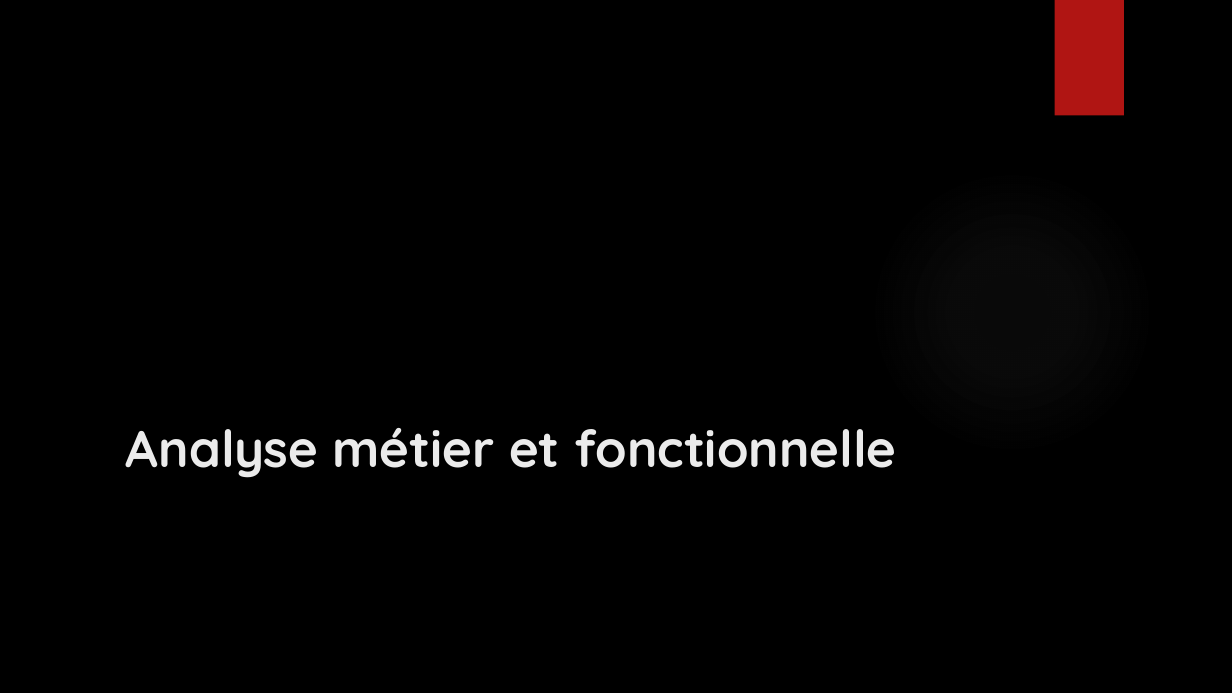
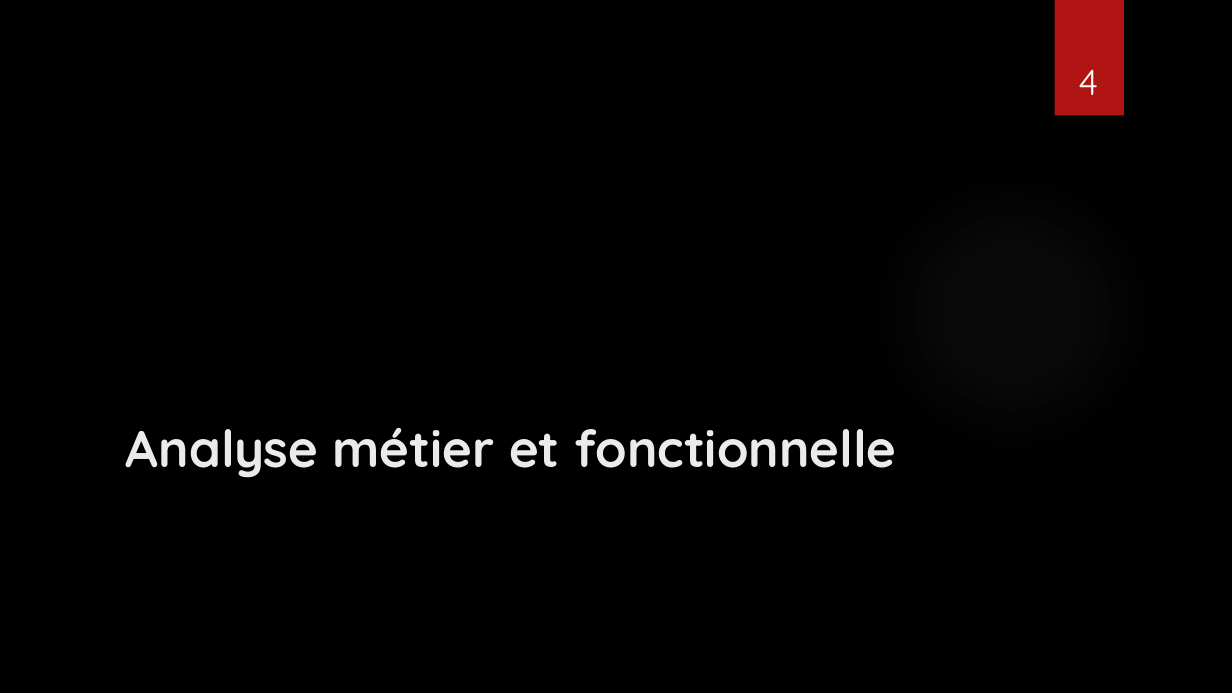
Before and after one commit to CNAM-MPIR/210_Project, a slide deck: slide 4 of Project/MPI_NPE_Presentation NFE210.pptx. Drawn at 1232x693 pixels with LibreOffice and Linux fonts; fonts in the diff are those of the drawing; background and template pictures are left out. Boxes give left, top, right and bottom in pixels: in the first picture for what was removed or moved away, otherwise in the second. Text is boxed around its words. In the diff, an @@ line names an element or a change of style, - is before the commit and + after.

```diff
--- a/Project/MPI_NPE_Presentation NFE210.pptx
+++ b/Project/MPI_NPE_Presentation NFE210.pptx
@@ page number added at (1078, 70, 1098, 95), 28 pt, text #FFFFFF @@
+4
```
Also in this commit, not shown: 12 other slides changed.
